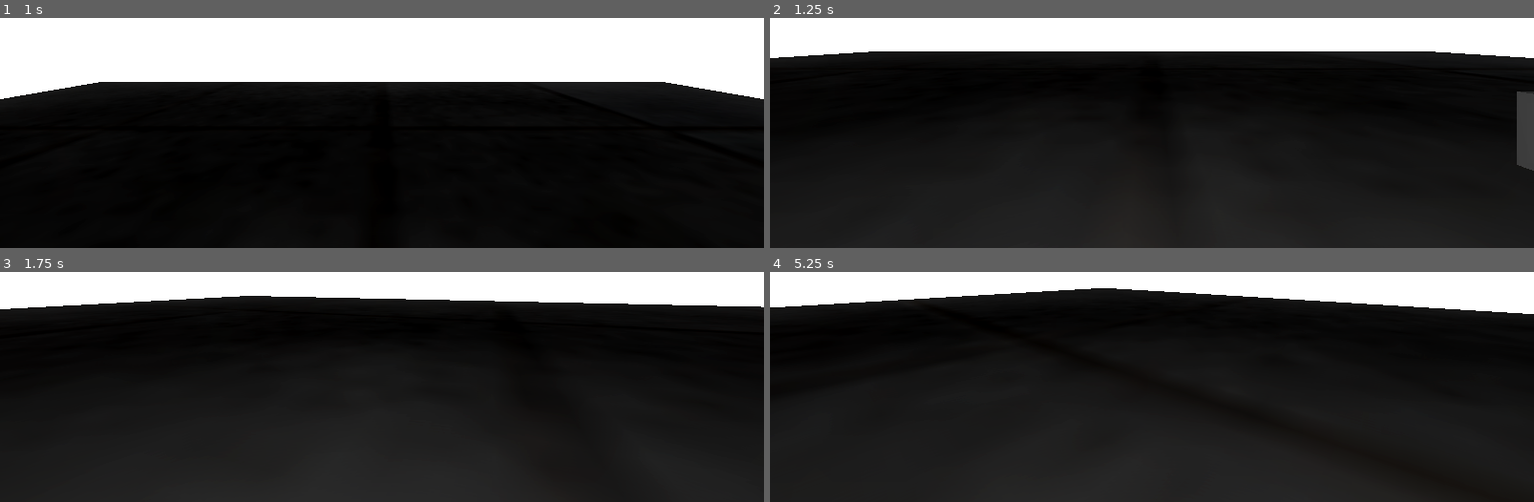
Above: before the commit, frames 1-4 (two rows, left to right).
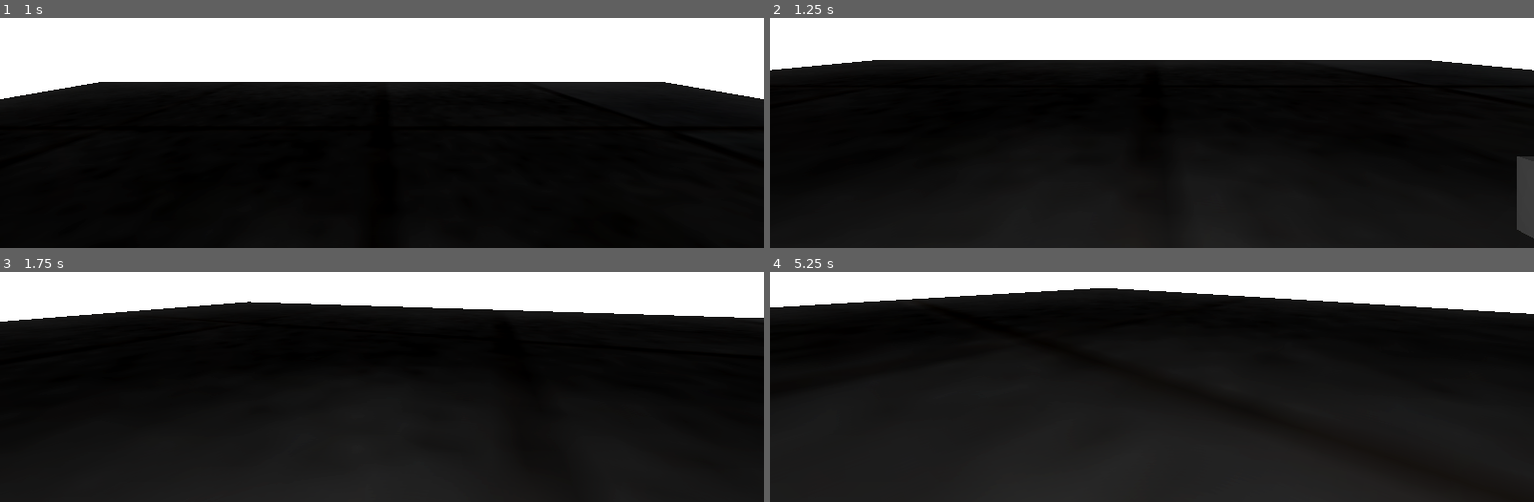
Above: after the commit, the same moments.

Repository: Area9579/Underwater-Jam
Game: Godot game, scene res://Gym/gym.tscn
The game is run twice, just before and just after one commit, with the same random seed, the same clock (stepped at 60 frames per second) and the same inputs.
Inputs (mouse positions are in pixels of both pictures, inside the frame that each line leads up to):
- Up to frame 1 (1 s): tap E (debug_toggle) at 0.5 s; move the mouse to (420, 31) at 0.52 s; press the mouse at (420, 31) at 0.53 s; hold W (forward) from 0.53 s (still down)
- Up to frame 2 (1.25 s): keep holding W (forward)
- Up to frame 3 (1.75 s): keep holding W (forward); tap E (debug_toggle) at 1.25 s; move the mouse to (343, 288) at 1.27 s; release the mouse at (343, 288) at 1.28 s; tap F (equip) at 1.35 s; click (343, 288) at 1.55 s
- Up to frame 4 (5.25 s): keep holding W (forward); tap E (debug_toggle) every 0.75 s from 2 to 4.25 s; move the mouse to (1167, 278) at 2.02 s; press the mouse at (1167, 278) at 2.03 s; move the mouse to (1144, 295) at 2.77 s; release the mouse at (1144, 295) at 2.78 s; click (1144, 295) at 2.85 s; move the mouse to (1205, 292) at 3.52 s; hold F (equip) 3.53-4.28 s; click (1205, 292) at 3.8 s; move the mouse to (1090, 281) at 4.27 s; click (1090, 281) at 4.35 s; move the mouse to (1159, 288) at 5.02 s; press the mouse at (1159, 288) at 5.03 s

Frame 1 is identical in both runs. In frame 2, 5.2% of the frame differs, in the area x 0-100%, y 14-96%; in frame 3, 3.9%; in frame 4, less than 0.1%.

Commit message:
:)

Diff:
--- a/Content/InteractableItems/Computer/computer.gd
+++ b/Content/InteractableItems/Computer/computer.gd
@@ -1,4 +1,6 @@
 class_name Computer extends Node3D
+
+@export var event : Event
 
 @onready var computer_button: ComputerButton = $ComputerButton as ComputerButton
 @onready var computer_button_2: ComputerButton = $ComputerButton2 as ComputerButton
@@ -20,7 +22,16 @@
 		label_3d.text = label_3d.text + new_input
 	if label_3d.text == goal_input:
 		label_3d.text = 'COMPLETED'
+		event.finish()
 	elif label_3d.text.length() == max_inputs:
 		label_3d.text = 'RESET'
 		await get_tree().create_timer(0.5).timeout
 		label_3d.text = ''
+
+
+func _on_event_event_disabled() -> void:
+	computer_button.interaction_handler.disable()
+
+
+func _on_event_event_enabled() -> void:
+	computer_button.interaction_handler.enable()
--- a/Content/InteractableItems/Computer/computer.tscn
+++ b/Content/InteractableItems/Computer/computer.tscn
@@ -2,9 +2,11 @@
 
 [ext_resource type="PackedScene" uid="uid://c4dmwq2wsa657" path="res://Content/InteractableItems/ComputerButton/computer_button.tscn" id="1_c4eha"]
 [ext_resource type="Script" uid="uid://dp6xydwjwsx0y" path="res://Content/InteractableItems/Computer/computer.gd" id="1_nwl00"]
+[ext_resource type="Script" uid="uid://bk14m7ayml7wg" path="res://Systems/Event Queue/event.gd" id="3_47qs5"]
 
-[node name="Computer" type="Node3D" unique_id=1318926826]
+[node name="Computer" type="Node3D" unique_id=1318926826 node_paths=PackedStringArray("event")]
 script = ExtResource("1_nwl00")
+event = NodePath("ComputerEvent")
 
 [node name="ComputerButton" parent="." unique_id=1562565514 instance=ExtResource("1_c4eha")]
 transform = Transform3D(1, 0, 0, 0, 1, 0, 0, 0, 1, -0.5, 0, 0)
@@ -26,3 +28,10 @@
 
 [node name="Label3D" type="Label3D" parent="." unique_id=208973703]
 transform = Transform3D(1, 0, 0, 0, 1, 0, 0, 0, 1, 0, 0.4, 0)
+
+[node name="ComputerEvent" type="Node" parent="." unique_id=1559844608]
+script = ExtResource("3_47qs5")
+metadata/_custom_type_script = "uid://bk14m7ayml7wg"
+
+[connection signal="event_disabled" from="ComputerEvent" to="." method="_on_event_event_disabled"]
+[connection signal="event_enabled" from="ComputerEvent" to="." method="_on_event_event_enabled"]
--- a/Gym/Interactables/Click/test_click_interactable.gd
+++ b/Gym/Interactables/Click/test_click_interactable.gd
@@ -1,6 +1,16 @@
 class_name TestInteractable extends RigidBody3D
+
+@export var event : Event
 
 @onready var hover_label: Label3D = %HoverLabel
 @onready var interaction_label: Label3D = %InteractionLabel
 
 var interaction_handler : TestClickInteractionHandler = TestClickInteractionHandler.new(self)
+
+
+func _on_event_event_disabled() -> void:
+	interaction_handler.disable()
+
+
+func _on_event_event_enabled() -> void:
+	interaction_handler.enable()
--- a/Gym/Interactables/Click/test_click_interactable.tscn
+++ b/Gym/Interactables/Click/test_click_interactable.tscn
@@ -1,15 +1,17 @@
 [gd_scene format=3 uid="uid://co2ljeot3jbkr"]
 
 [ext_resource type="Script" uid="uid://bllsov06m3ajr" path="res://Gym/Interactables/Click/test_click_interactable.gd" id="1_wt4gu"]
+[ext_resource type="Script" uid="uid://bk14m7ayml7wg" path="res://Systems/Event Queue/event.gd" id="2_gqn8j"]
 
 [sub_resource type="BoxShape3D" id="BoxShape3D_g4v7s"]
 
 [sub_resource type="BoxMesh" id="BoxMesh_g4v7s"]
 
-[node name="TestClickInteractable" type="RigidBody3D" unique_id=1178644056]
+[node name="TestClickInteractable" type="RigidBody3D" unique_id=1178644056 node_paths=PackedStringArray("event")]
 collision_layer = 12
 collision_mask = 4
 script = ExtResource("1_wt4gu")
+event = NodePath("TestClickInteractableEvent")
 
 [node name="CollisionShape3D" type="CollisionShape3D" parent="." unique_id=460386011]
 shape = SubResource("BoxShape3D_g4v7s")
@@ -31,3 +33,10 @@
 visible = false
 billboard = 2
 text = "oh no please dont left click on me"
+
+[node name="TestClickInteractableEvent" type="Node" parent="." unique_id=1891850538]
+script = ExtResource("2_gqn8j")
+metadata/_custom_type_script = "uid://bk14m7ayml7wg"
+
+[connection signal="event_disabled" from="TestClickInteractableEvent" to="." method="_on_event_event_disabled"]
+[connection signal="event_enabled" from="TestClickInteractableEvent" to="." method="_on_event_event_enabled"]
--- a/Gym/Interactables/Click/test_click_interaction_handler.gd
+++ b/Gym/Interactables/Click/test_click_interaction_handler.gd
@@ -28,5 +28,6 @@
 	is_interacting = true
 	test_interactable.hover_label.visible = false
 	test_interactable.interaction_label.visible = !test_interactable.interaction_label.visible
+	test_interactable.event.finish()
 	await get_tree().create_timer(0.5).timeout
 	is_interacting = false
--- a/Gym/Interactables/Hold/test_hold_interactable.gd
+++ b/Gym/Interactables/Hold/test_hold_interactable.gd
@@ -1,6 +1,16 @@
 class_name TestHoldInteractable extends RigidBody3D
+
+@export var event : Event
 
 @onready var hover_label: Label3D = %HoverLabel
 @onready var interaction_label: Label3D = %InteractionLabel
 
 var interaction_handler : TestHoldInteractionHandler = TestHoldInteractionHandler.new(self)
+
+
+func _on_event_event_disabled() -> void:
+	interaction_handler.disable()
+
+
+func _on_event_event_enabled() -> void:
+	interaction_handler.enable()
--- a/Gym/Interactables/Hold/test_hold_interactable.tscn
+++ b/Gym/Interactables/Hold/test_hold_interactable.tscn
@@ -1,15 +1,17 @@
 [gd_scene format=3 uid="uid://hr32o2ebjj8a"]
 
 [ext_resource type="Script" uid="uid://d3i1giqd6pqy3" path="res://Gym/Interactables/Hold/test_hold_interactable.gd" id="1_jc2aq"]
+[ext_resource type="Script" uid="uid://bk14m7ayml7wg" path="res://Systems/Event Queue/event.gd" id="2_55d6f"]
 
 [sub_resource type="BoxShape3D" id="BoxShape3D_g4v7s"]
 
 [sub_resource type="BoxMesh" id="BoxMesh_g4v7s"]
 
-[node name="TestHoldInteractable" type="RigidBody3D" unique_id=1178644056]
+[node name="TestHoldInteractable" type="RigidBody3D" unique_id=1178644056 node_paths=PackedStringArray("event")]
 collision_layer = 12
 collision_mask = 4
 script = ExtResource("1_jc2aq")
+event = NodePath("TestHoldInteractableEvent")
 
 [node name="CollisionShape3D" type="CollisionShape3D" parent="." unique_id=460386011]
 shape = SubResource("BoxShape3D_g4v7s")
@@ -31,3 +33,10 @@
 visible = false
 billboard = 2
 text = "oh no please don't hold left click on me"
+
+[node name="TestHoldInteractableEvent" type="Node" parent="." unique_id=177764548]
+script = ExtResource("2_55d6f")
+metadata/_custom_type_script = "uid://bk14m7ayml7wg"
+
+[connection signal="event_disabled" from="TestHoldInteractableEvent" to="." method="_on_event_event_disabled"]
+[connection signal="event_enabled" from="TestHoldInteractableEvent" to="." method="_on_event_event_enabled"]
--- a/Gym/Interactables/Hold/test_hold_interaction_handler.gd
+++ b/Gym/Interactables/Hold/test_hold_interaction_handler.gd
@@ -35,5 +35,6 @@
 	is_interacting = true
 	test_interactable.hover_label.visible = false
 	test_interactable.interaction_label.visible = !test_interactable.interaction_label.visible
+	test_interactable.event.finish()
 	await get_tree().create_timer(0.5).timeout
 	is_interacting = false
--- a/Gym/gym.tscn
+++ b/Gym/gym.tscn
@@ -9,6 +9,8 @@
 [ext_resource type="Shader" uid="uid://cunvmsic2t2a6" path="res://3D Assets/Shaders/blob.gdshader" id="7_n475g"]
 [ext_resource type="ArrayMesh" uid="uid://cvwcipxyyfx16" path="res://3D Assets/BLOB.obj" id="8_ndoub"]
 [ext_resource type="PackedScene" uid="uid://cmuk8q4nj8nd" path="res://Content/InteractableItems/Computer/computer.tscn" id="9_7jjb4"]
+[ext_resource type="Script" uid="uid://cua2uk64ok3vg" path="res://Systems/Event Queue/event_queue.gd" id="10_frjl4"]
+[ext_resource type="Script" uid="uid://r70s6flykuow" path="res://Systems/Event Queue/event_stage.gd" id="14_j07sc"]
 
 [sub_resource type="WorldBoundaryShape3D" id="WorldBoundaryShape3D_g4v7s"]
 
@@ -111,11 +113,10 @@
 text = "Input enabled: "
 fit_content = true
 
-[node name="TestInteractable" parent="." unique_id=1178644056 instance=ExtResource("4_n475g")]
-transform = Transform3D(1, 0, 0, 0, 1, 0, 0, 0, 1, 5.6713595, 0.8404169, -0.15340614)
-
 [node name="TestHoldInteractable" parent="." unique_id=1075163943 instance=ExtResource("5_d8kd1")]
 transform = Transform3D(1, 0, 0, 0, 1, 0, 0, 0, 1, 4.945922, 0.67565703, -2.9100409)
+
+[node name="TestClickInteractable" parent="." unique_id=1178644056 instance=ExtResource("4_n475g")]
 
 [node name="DailyOrderSheet" parent="." unique_id=1952071443 instance=ExtResource("6_1er27")]
 transform = Transform3D(1.1924881e-08, 0, -1, 0, 1, 0, 1, 0, 1.1924881e-08, 5, 1.562298, 2)
@@ -135,3 +136,16 @@
 
 [node name="Computer" parent="." unique_id=1318926826 instance=ExtResource("9_7jjb4")]
 transform = Transform3D(-4.371139e-08, 0, -1, 0, 1, 0, 1, 0, -4.371139e-08, 5, 1, 3)
+
+[node name="EventQueue" type="Node" parent="." unique_id=1180674234 node_paths=PackedStringArray("event_queue")]
+script = ExtResource("10_frjl4")
+event_queue = [NodePath("../TestClickInteractable/TestClickInteractableEvent"), NodePath("../TestHoldInteractable/TestHoldInteractableEvent"), NodePath("EventStage"), NodePath("../TestClickInteractable/TestClickInteractableEvent")]
+metadata/_custom_type_script = "uid://cua2uk64ok3vg"
+
+[node name="EventStage" type="Node" parent="EventQueue" unique_id=137883755 node_paths=PackedStringArray("events_in_stage")]
+script = ExtResource("14_j07sc")
+events_in_stage = [NodePath("../../TestClickInteractable/TestClickInteractableEvent"), NodePath("../../TestHoldInteractable/TestHoldInteractableEvent")]
+metadata/_custom_type_script = "uid://r70s6flykuow"
+
+[editable path="TestHoldInteractable"]
+[editable path="TestClickInteractable"]
--- /dev/null
+++ b/Systems/Event Queue/event.gd
@@ -0,0 +1,24 @@
+class_name Event extends Node
+
+@warning_ignore("unused_signal")
+signal event_finished(event : Event)
+
+signal event_enabled
+signal event_disabled
+
+var enabled : bool = false
+
+
+func finish() -> void:
+	event_finished.emit(self)
+	disable()
+
+
+func enable() -> void:
+	enabled = true
+	event_enabled.emit()
+
+
+func disable() -> void:
+	enabled = false
+	event_disabled.emit()
--- a/Systems/Event Queue/event_queue.gd
+++ b/Systems/Event Queue/event_queue.gd
@@ -3,7 +3,7 @@
 ## empty, the player should be switching to the next level
 class_name EventQueue extends Node
 
-@export var event_queue : Array[EventStage]
+@export var event_queue : Array[Event]
 
 signal event_queue_finished
 
@@ -16,24 +16,52 @@
 	if event_queue.is_empty():
 		push_warning("%s: event_queue is empty and the queue didn't start, add events to make this system start!" % self)
 		return
+
+	print(event_queue)
+
+	# ensure all events are disabled as starting default
+	for event in event_queue:
+		if event == null:
+			printerr("%s: Null event!" % self)
+			continue
+
+		if !event.is_node_ready():
+			print('waiting for: %s' % event)
+			await event.ready
+
+		event.disable()
+
 	advance_to_next_stage()
 
 
-func connect_signals_from(stage : EventStage) -> void:
-	if stage == null:
-		printerr("%s: Cannot connect signals from null stage" % self)
+func connect_signals_from(event : Event) -> void:
+	if event == null:
+		printerr("%s: Cannot connect signals from null event" % self)
 		return
 
-	stage.stage_finished.connect(_on_stage_finished)
+	if !event.event_finished.is_connected(_on_event_finished):
+		event.event_finished.connect(_on_event_finished)
 
 
-func _on_stage_finished() -> void:
+func disconnect_signals_from(event : Event) -> void:
+	if event == null:
+		printerr("%s: Cannot connect signals from null event" % self)
+		return
+
+	if event.event_finished.is_connected(_on_event_finished):
+		event.event_finished.disconnect(_on_event_finished)
+
+
+func _on_event_finished(event : Event) -> void:
+	disconnect_signals_from(event)
 	advance_to_next_stage()
 
 
 func advance_to_next_stage() -> void:
 	# grab stages in-order
-	var current_stage : EventStage = event_queue.pop_front()
+	var current_stage : Event = event_queue.pop_front()
+
+	print(current_stage)
 
 	# check if no more stages exist
 	if current_stage == null:
@@ -42,4 +70,4 @@
 
 	# adv to next stage if we can
 	connect_signals_from(current_stage)
-	current_stage.start_stage()
+	current_stage.enable()
--- a/Systems/Event Queue/event_stage.gd
+++ b/Systems/Event Queue/event_stage.gd
@@ -1,59 +1,65 @@
-class_name EventStage extends Node
+class_name EventStage extends Event
 
-signal stage_finished
+@export var events_in_stage : Array[Event]
 
-@export var tasks : Array[EventTask]
+var events_to_finish : Array[Event]
 
-var tasks_to_finish : Array[EventTask]
+func enable() -> void:
+	if events_in_stage.is_empty():
+		push_error("%s: Stage has no tasks! Continuing to next stage" % self )
+		finish()
+		return
+
+	connect_signals_to_all_tasks()
+	start_all_tasks()
 
 
-func start_stage() -> void:
-	if tasks.is_empty():
-		push_error("%s: Stage has no tasks! Continuing to next stage" % self )
-		stage_finished.emit()
-		return
-	connect_signals_to_all_tasks()
+func disable() -> void:
+	disconnect_signals_from_all_tasks()
+	disable_all_tasks()
+
+
+func start_all_tasks() -> void:
 	# take copy of tasks so that removing tasks from this list don't result in losing data
-	tasks_to_finish = tasks.duplicate()
-	for task in tasks_to_finish:
-		task.start()
+	events_to_finish = events_in_stage.duplicate()
+	enable_all_tasks()
 
 
 ## Only enables tasks that are currently disabled
 func enable_all_tasks() -> void:
-	for task in tasks:
-		if task.enabled:
+	for event in events_in_stage:
+		if event.enabled:
 			continue
-		task.enable()
+		event.enable()
 
 
 ## Only disables tasks that are currently enabled
 func disable_all_tasks() -> void:
-	for task in tasks:
-		if !task.enabled:
+	for event in events_in_stage:
+		if !event.enabled:
 			continue
-		task.disable()
+		event.disable()
 
 
 func connect_signals_to_all_tasks() -> void:
-	for task in tasks:
-		task.task_finished.connect(_on_task_finished)
+	for event in events_in_stage:
+		event.event_finished.connect(_on_event_finished)
 
 
 func disconnect_signals_from_all_tasks() -> void:
-	for task in tasks:
-		if !task.task_finished.is_connected(_on_task_finished):
+	for event in events_in_stage:
+		if !event.event_finished.is_connected(_on_event_finished):
 			continue
-		task.task_finished.connect(_on_task_finished)
+		event.event_finished.connect(_on_event_finished)
 
 
 func check_for_stage_finished() -> void:
-	if !tasks_to_finish.is_empty():
+	if !events_to_finish.is_empty():
 		return
 	disconnect_signals_from_all_tasks()
-	stage_finished.emit()
+	finish()
 
 
-func _on_task_finished(task : EventTask) -> void:
-	tasks_to_finish.erase(task)
+func _on_event_finished(event : Event) -> void:
+	events_to_finish.erase(event)
 	check_for_stage_finished()
--- a/Systems/Event Queue/event_task.gd
+++ /dev/null
@@ -1,33 +0,0 @@
-## An "Event" is defined as any gameplay or story beat that must happen in-order
-## for the game to progress. An [EventTask] exists as a controller for that event to
-## get triggered by & notify the [EventStage] that the
-##
-## The [EventTask] class is intended to be instanced under any scene which defines
-## a clear event that must take place in order for the gameplay to progress
-## This can either directly be an Interactable event, or some kind of one-off event that
-## needs to happen between gameplay/story beats
-##
-## In either case, those "Events"
-class_name EventTask extends Node
-
-@warning_ignore("unused_signal")
-signal task_finished
-
-signal task_enable_state_updated(state : bool)
-
-var enabled : bool = false
-
-
-func finish() -> void:
-	task_finished.emit()
-	disable()
-
-
-func enable() -> void:
-	enabled = true
-	task_enable_state_updated.emit(enabled)
-
-
-func disable() -> void:
-	enabled = false
-	task_enable_state_updated.emit(enabled)
--- a/Systems/Interactions/abstract_interaction_handler.gd
+++ b/Systems/Interactions/abstract_interaction_handler.gd
@@ -2,6 +2,7 @@
 
 const INTERACTABLE_GROUP_NAME : String = "Interactable"
 
+var _is_enabled : bool = true
 var is_interacting : bool = false
 var is_hovering : bool = false
 var raycast_last_handled_timestamp : float
@@ -42,6 +43,8 @@
 
 ## Called by the players InteractionRaycast raycast
 func handle_raycast_collision(player : FirstPersonEntityController) -> void:
+	if !_is_enabled:
+		return
 	# store time that we handled the raycast, later checked against later to check if the player is still hovering
 	raycast_last_handled_timestamp = Time.get_ticks_msec()
 	# lock out interaction calls if player is currently interacting
@@ -59,3 +62,11 @@
 
 	# case: player is interacting!
 	do_interaction(player)
+
+
+func enable() -> void:
+	_is_enabled = true
+
+
+func disable() -> void:
+	_is_enabled = false
Not shown, added: Systems/Event Queue/event.gd.uid
Not shown, removed: Systems/Event Queue/event_task.gd.uid
